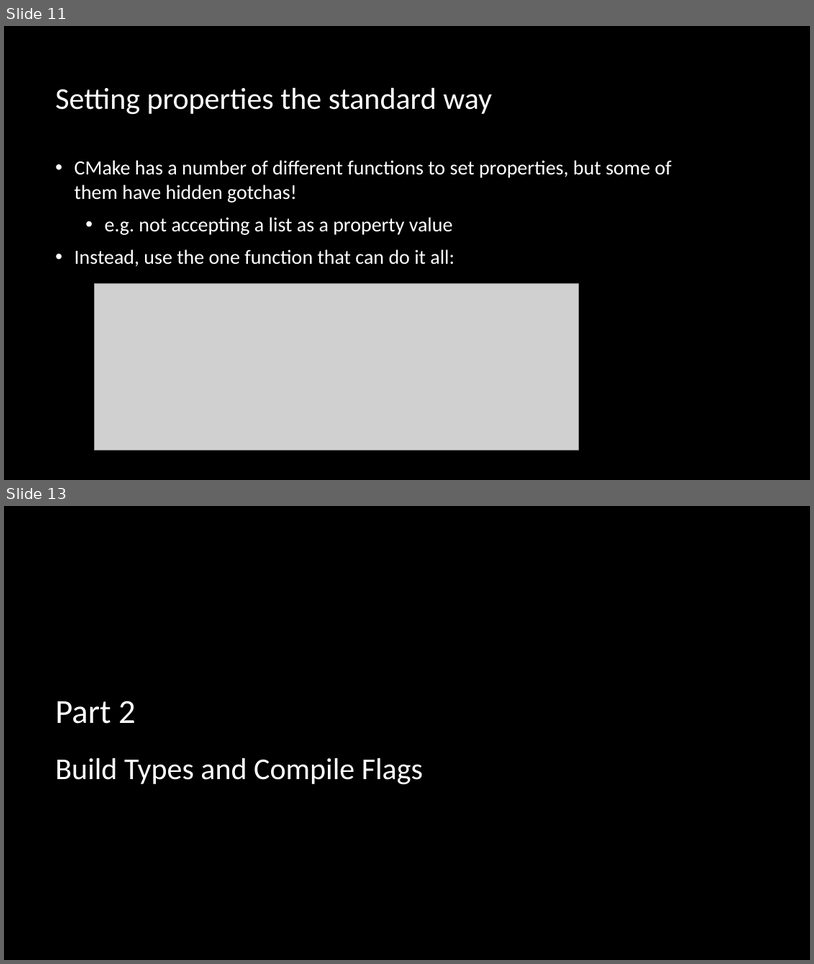
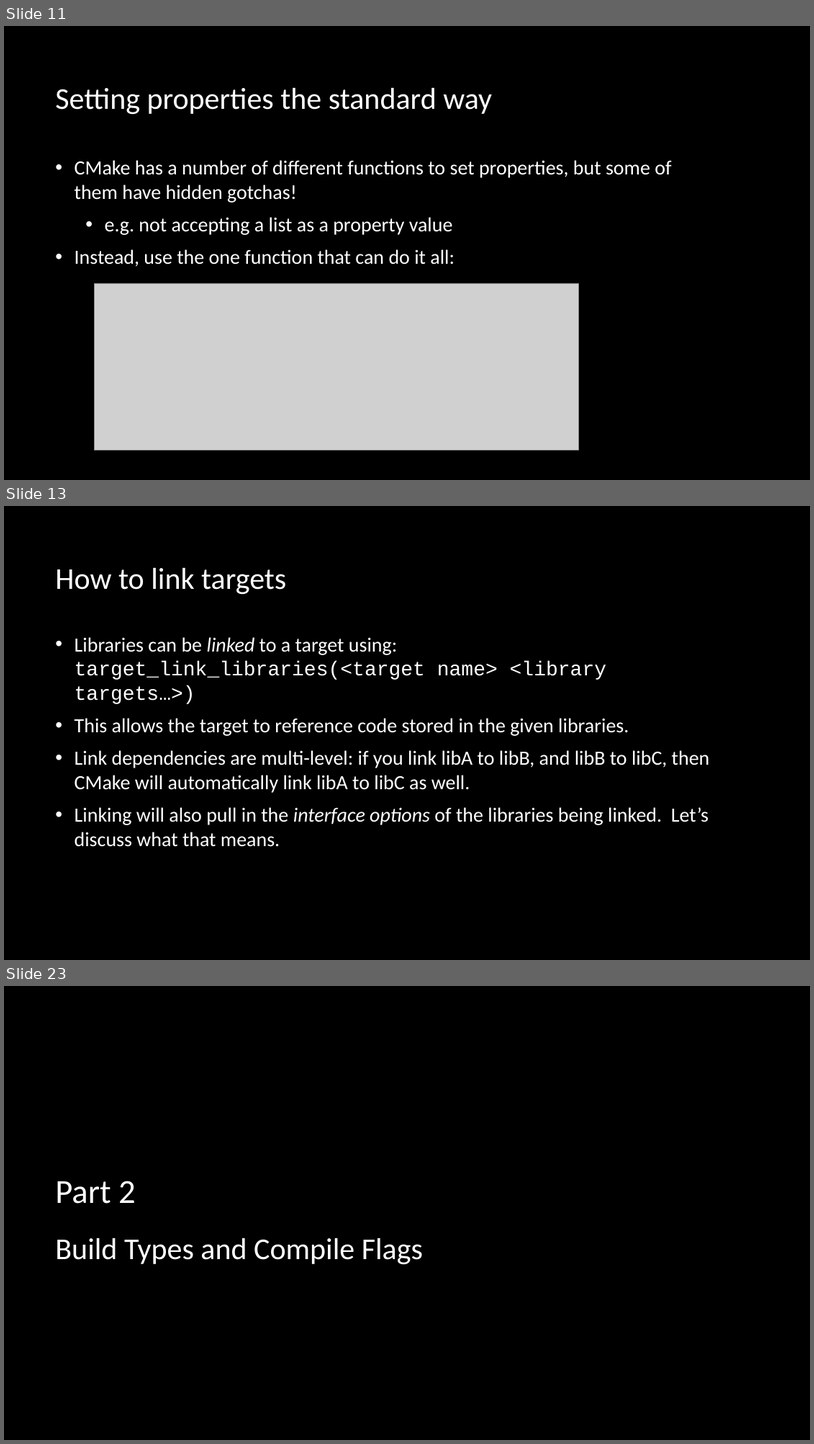
Before and after one commit to multiplemonomials/CMakeTraining, a slide deck: Session 2 - More Advanced CMake.pptx. Shown one above the other, each under a label of ours: slides 11 and 13 before the commit, slides 11, 13 and 23 after it; the slides between them are not shown. The pictures are 814x964 and 814x1444 pixels, drawn with LibreOffice and Linux fonts; fonts in the diff are those of the drawing; grey boxes stand for pictures; background and template pictures are left out. Boxes give left, top, right and bottom in pixels: in the first picture for what was removed or moved away, otherwise in the second. Text is boxed around its words. In the diff, an @@ line names an element or a change of style, - is before the commit and + after.

```diff
--- a/Session 2 - More Advanced CMake.pptx
+++ b/Session 2 - More Advanced CMake.pptx
@@ slide 13 added at [4, 506, 810, 960], background picture (left out) @@
@@ title added at [55, 568, 286, 595], 36 pt, text #FFFFFF @@
+How to link targets
@@ text added at [75, 637, 710, 847], 24 pt, text #FFFFFF @@
+• Libraries can be linked to a target using: target_link_libraries(<target name> <library targets…>)
+• This allows the target to reference code stored in the given libraries.
+• Link dependencies are multi-level: if you link libA to libB, and libB to libC, then CMake will automatically link libA to libC as well.
+• Linking will also pull in the interface options of the libraries being linked. Let’s discuss what that means.
@@ what was slide 13 is now slide 23 @@
```
Also in this commit, not shown: 4 slides changed, 23 other slides added, 1 slide removed, 4 other files.
